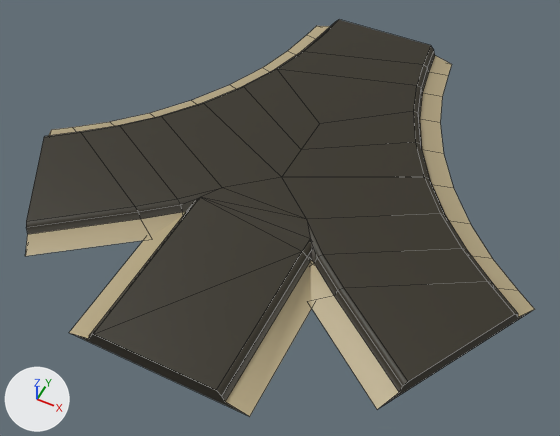
The FBX model Assets/Art/Models/Road Tiles/Road_Tree.fbx as it was, and as the next commit left it.
One viewpoint serves both versions: a camera (50 mm lens) standing at (0.41, -0.857, 0.962) and looking at (0.01, -0.057, -0.038). The lights are fixed; the arrows at lower left show +X, +Y and +Z. Mesh edges are drawn as thin lines.

The scene before the commit, as lines of its bpy script (objects in view):
```python
me_cylinder_399 = bpy.data.meshes.new('Cylinder.399')
me_cylinder_399.from_pydata(...)  # 141 vertices, 106 faces; spans x -0.45..0.45, y -0.428..0.438, z 0.0..0.032
me_cylinder_399.materials.append(mat_road_001)  # picture img_road00_noline_png
ob_road_tree = bpy.data.objects.new('Road_Tree', me_cylinder_399)
ob_road_tree.location = (0.0, 0.0, 0.0)
```
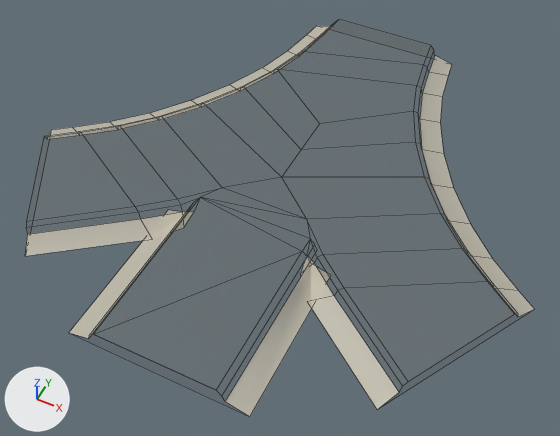
What changed in the scene script:
```text
Change img_road00_noline_png:
    img_road00_noline_png: load_image('Road00_NoLine.png', '../../Textures/Road00_NoLine.png', 1024, 1024, 'sRGB') -> load_image('Road00_NoLine.png', '../../Textures/Road00_NoLine.png', 1024, 1024, 'Non-Color')
Add mat_road_012:
    mat_road_012 = bpy.data.materials.new('Road.012')
    # uses the picture img_road00_noline_png
Change me_cylinder_399:
    where me_cylinder_399.from_pydata(...)  # 141 vertices, 106 faces; spans x -0.45..0.45, y -0.428..0.438, z 0.0..0.032
    remove me_cylinder_399.materials.append(mat_road_001)  # picture img_road00_noline_png
    add me_cylinder_399.materials.append(mat_road_012)
```

Location of each change, [x1, y1, x2, y2] in pixels of the pictures (560 x 436 px):
'Road_Tree', surface changed, recoloured (beige to grey): [25, 20, 535, 416] in both
